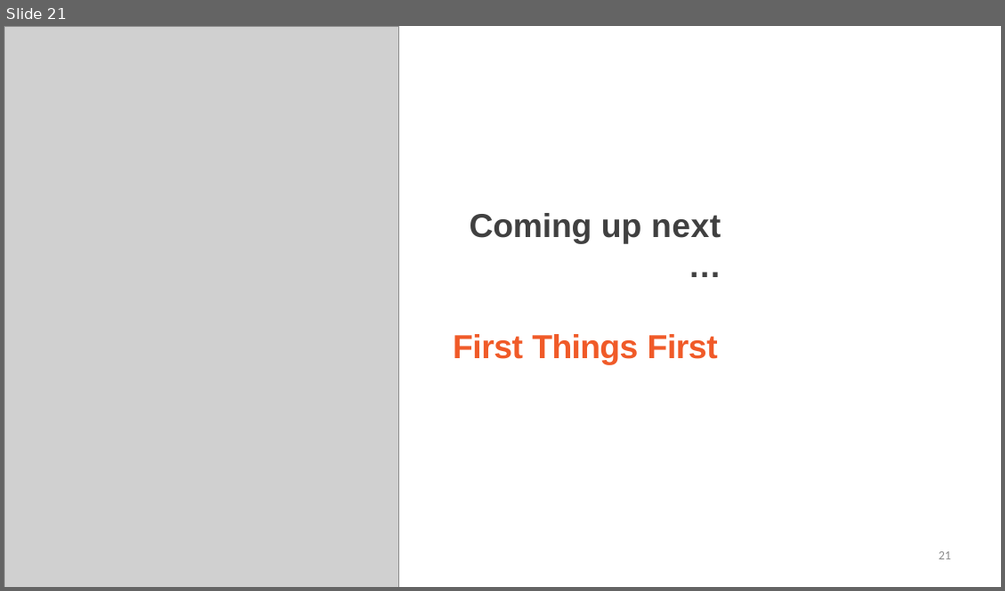
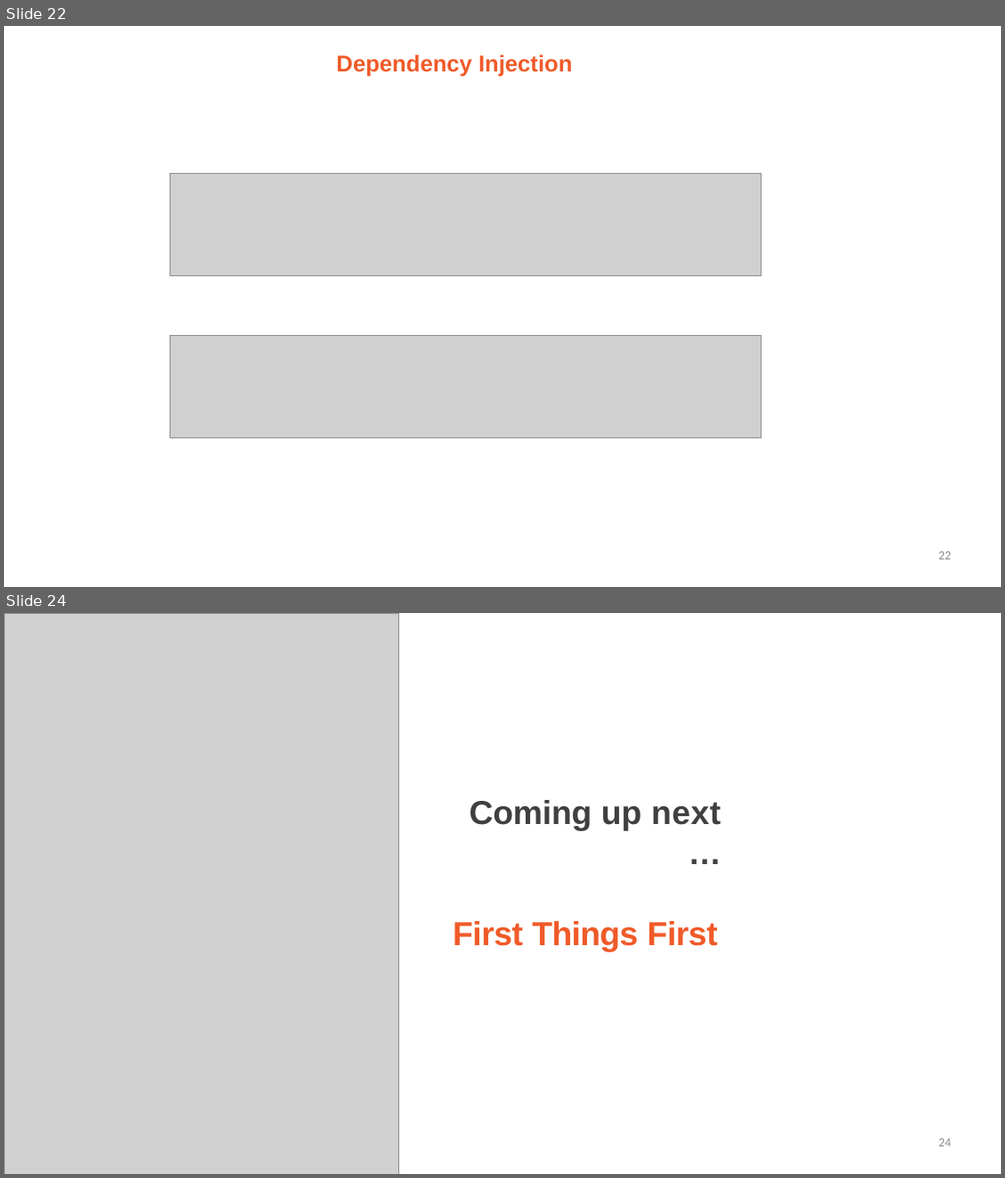
Before and after one commit to StevenJoseph19/DXC-FSD, a slide deck: 4. UI/Day 32/Slides/2. Introduction/introduction-slides.pptx. Shown one above the other, each under a label of ours: slide 21 before the commit, slides 22 and 24 after it; the slides between them are not shown. The pictures are 1005x591 and 1005x1178 pixels, drawn with LibreOffice and Linux fonts; fonts in the diff are those of the drawing; grey boxes stand for pictures. Boxes give left, top, right and bottom in pixels: in the first picture for what was removed or moved away, otherwise in the second. Text is boxed around its words. In the diff, an @@ line names an element or a change of style, - is before the commit and + after.

```diff
--- a/4. UI/Day 32/Slides/2. Introduction/introduction-slides.pptx
+++ b/4. UI/Day 32/Slides/2. Introduction/introduction-slides.pptx
@@ slide 22 added at (x1=4, y1=26, x2=1001, y2=587), background #FFFFFF @@
@@ title added at (x1=336, y1=54, x2=572, y2=77), 33 pt, text #F05A28, bold @@
+Dependency Injection
@@ picture added at (x1=170, y1=174, x2=760, y2=276) @@
@@ picture added at (x1=170, y1=336, x2=760, y2=438) @@
@@ page number added at (x1=938, y1=551, x2=951, y2=559), 18 pt, text #8C8C8C @@
+22
@@ what was slide 21 is now slide 24 @@
@@ page number at (x1=938, y1=1138, x2=951, y2=1146): text changed @@
-21
+24
```
Also in this commit, not shown: 2 other slides added, 59 other files.
